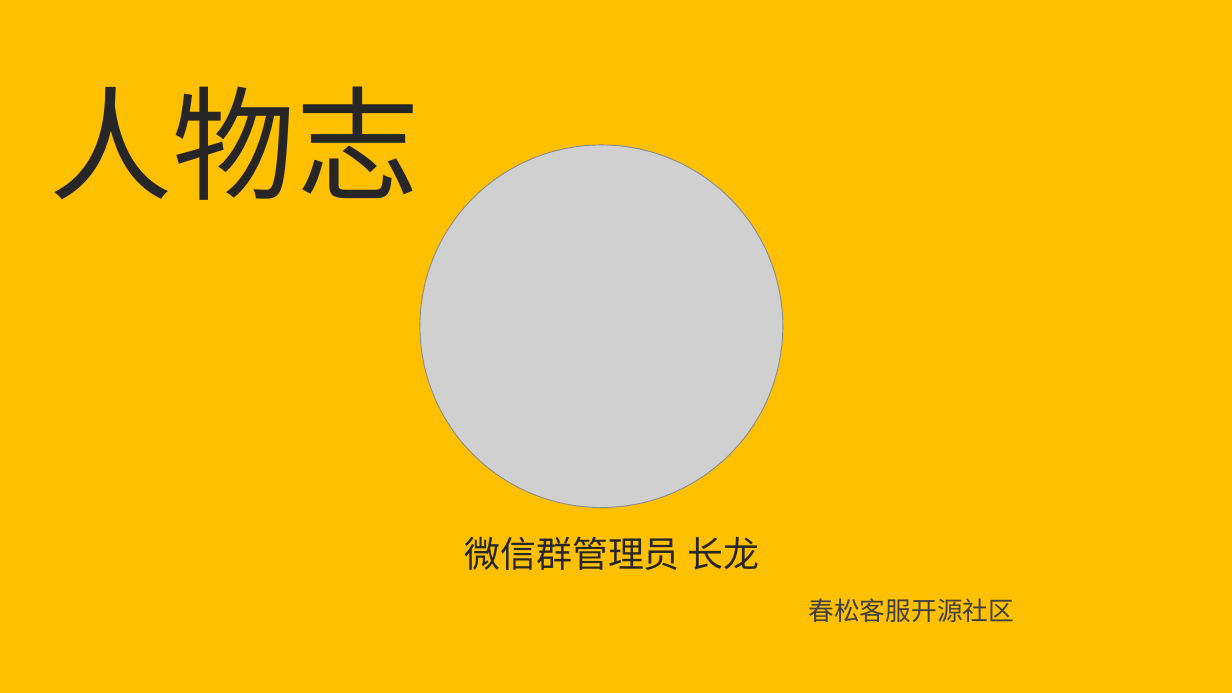
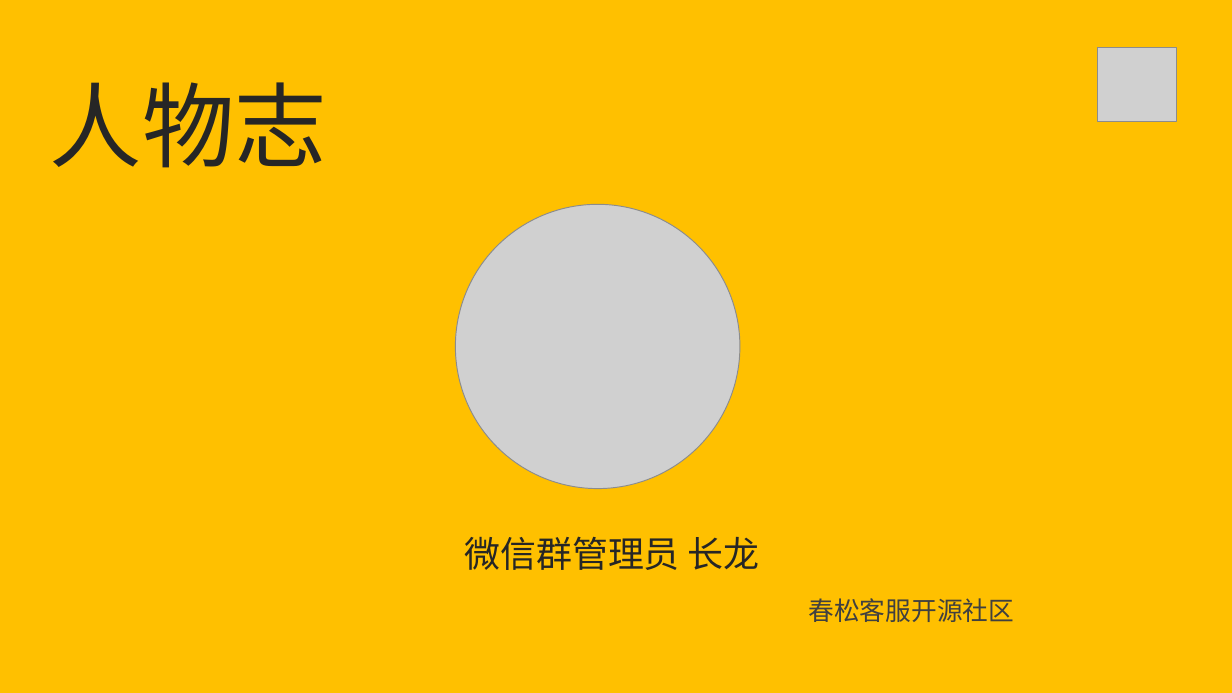
Before and after one commit to cskefu/handouts, a slide deck: slide 7 of docs/2023_07-31_春松客服_人物志_封面.pptx. Drawn at 1232x693 pixels with LibreOffice and Linux fonts; fonts in the diff are those of the drawing; grey boxes stand for pictures. Boxes give left, top, right and bottom in pixels: in the first picture for what was removed or moved away, otherwise in the second. Text is boxed around its words. In the diff, an @@ line names an element or a change of style, - is before the commit and + after.

```diff
--- a/docs/2023_07-31_春松客服_人物志_封面.pptx
+++ b/docs/2023_07-31_春松客服_人物志_封面.pptx
@@ picture added at (1098, 48, 1177, 122) @@
@@ text "人物志" at (50, 82, 327, 168): size 96 to 72 pt, font Noto Sans CJK SC to Roboto @@
@@ picture: place and size @@
-picture at (420, 145, 783, 507)
+picture at (456, 204, 740, 489)
```
Also in this commit, not shown: 1 other slide changed, 1 slide added, 7 other files.
